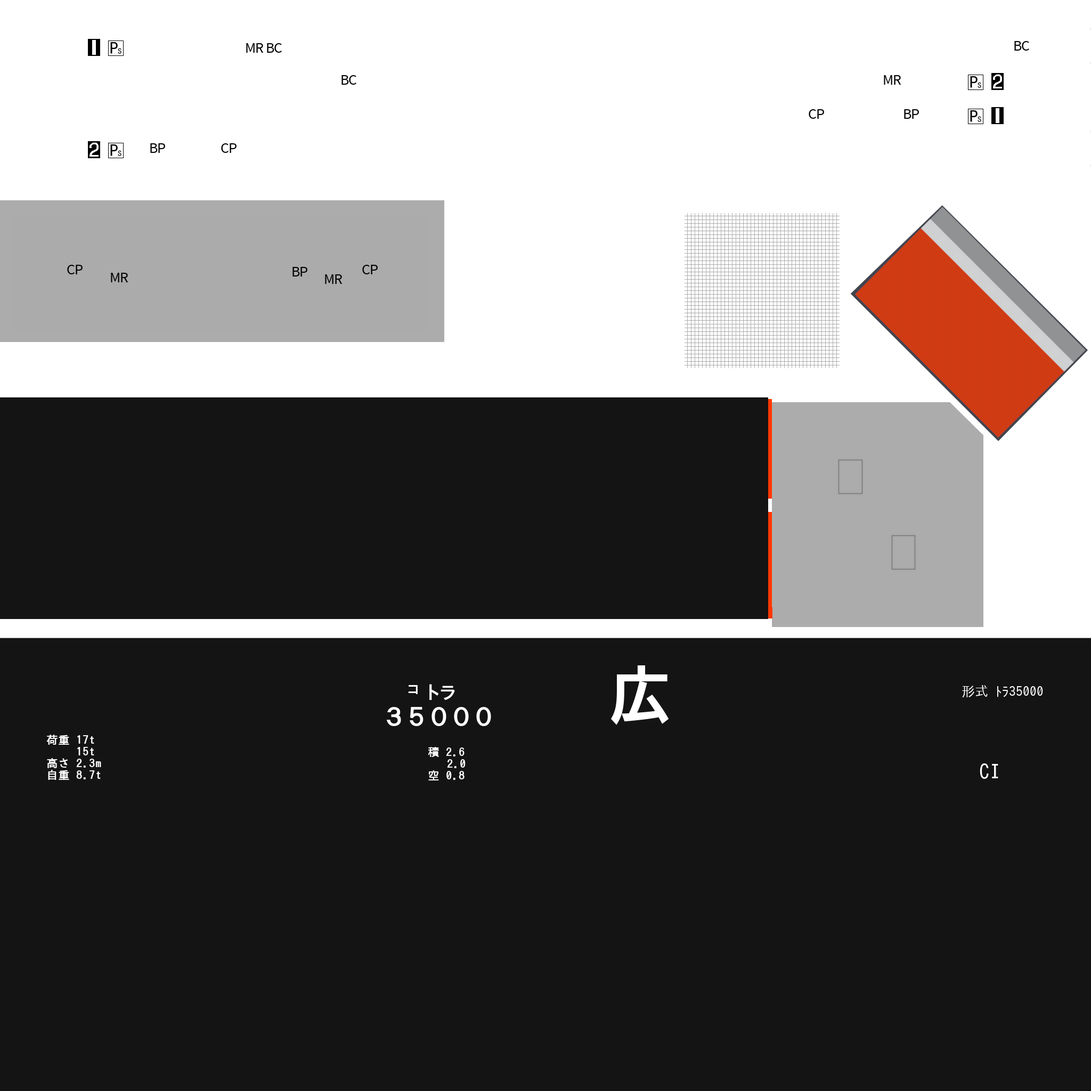
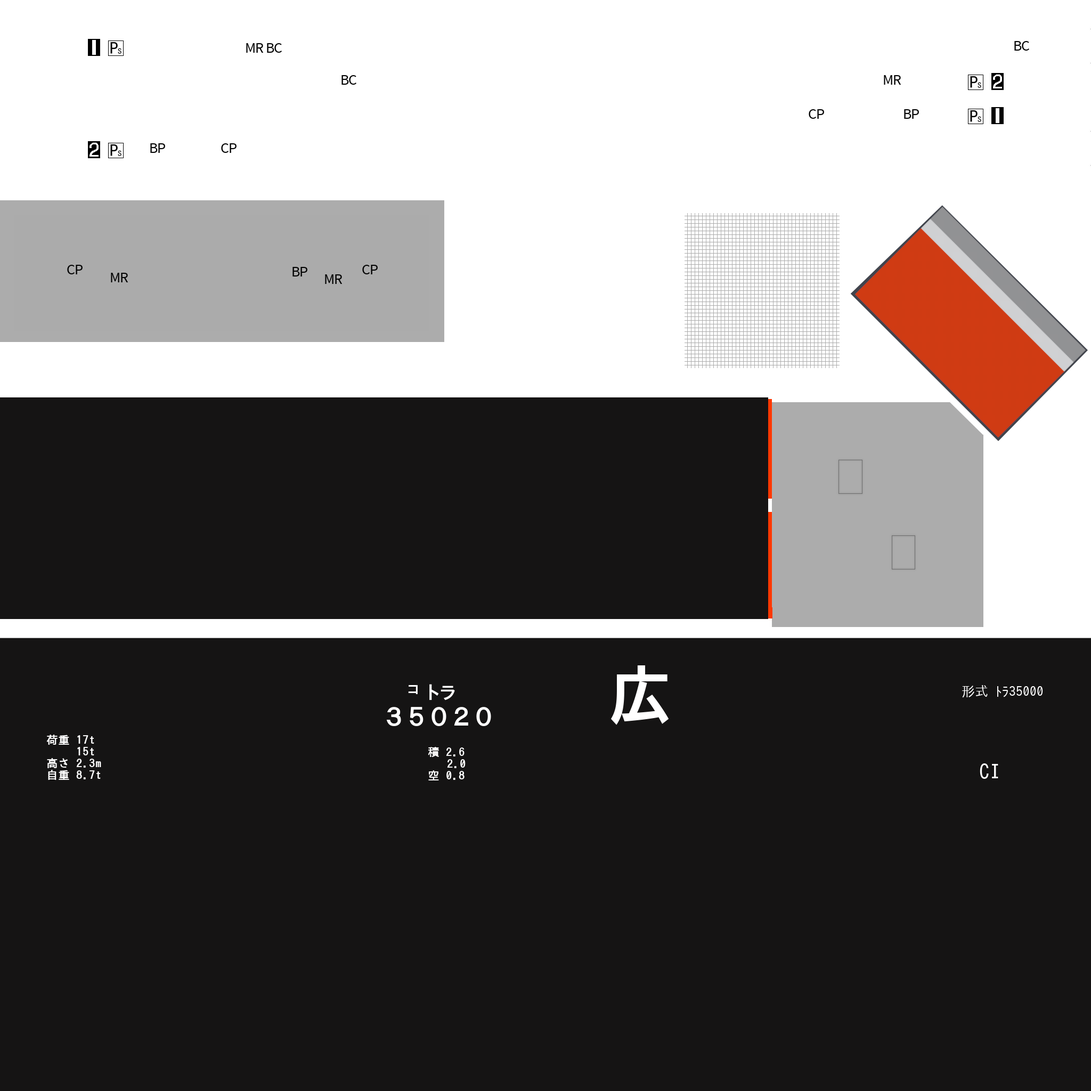
Revision of a layered 1091 × 1091 image; what changed, layer by layer:
renamed "３５０００" to "３５０２０", painted on it over [454, 707, 470, 727]
